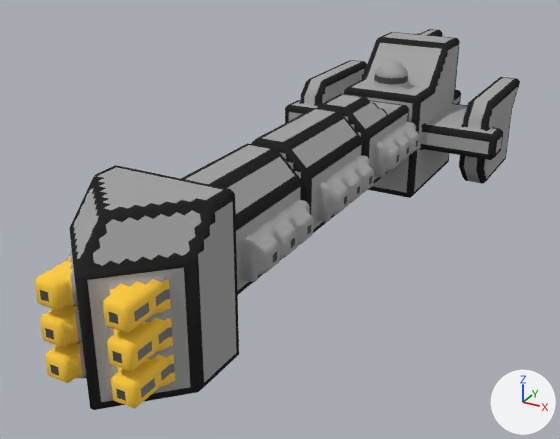
One commit to the OBJ model src/jsMain/resources/meshes/mechyrdia-5-mechyrdia-class.obj: the scene before it, then after it.
One viewpoint serves both versions: a 50 mm lens placed at (44.5, -91.8, 48.1), pointed at (-3.2, -5.2, 4.7). The lights are fixed; the arrows at lower right show +X, +Y and +Z. Where no turn or scale is listed for an object, it has been applied to the vertices.

In view in the first picture: 'mechyrdia-5-mechyrdia-class'.
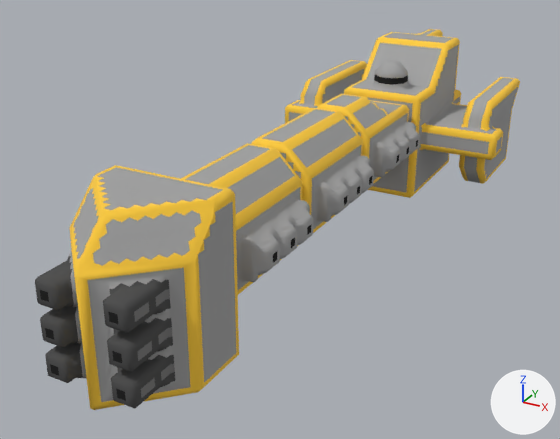
The edits, one by one:
me_mechyrdia_5_mechyrdia_class is used by ob_mechyrdia_5_mechyrdia_class; location (0.0, 0.0, 0.0).
me_mechyrdia_5_mechyrdia_class had 2907 vertices, 5407 faces and spanned x -18.5..18.5, y -48.0..48.0, z 0.0..23.0.
me_mechyrdia_5_mechyrdia_class now has 2909 vertices, 5407 faces and spans x -18.5..18.5, y -48.0..48.0, z 0.0..23.0.
me_mechyrdia_5_mechyrdia_class part 1: 3 vertices moved from x -3.7..3.8, y -44.5, z 7.7..11.7 to x -4.0..4.0, y -44.3, z 7.7..11.7; 9 vertices removed from x -6.0..7.5, y -45.5..-37.5, z 3.7..21.0; 11 vertices added at x -4.7..7.5, y -44.5..-37.5, z 2.0..19.5.
me_mechyrdia_5_mechyrdia_class part 2: 5 vertices removed from x -2.0..6.0, y 25.0..44.5, z 1.5..19.5; 4 vertices added at x -13.0..6.5, y 24.5..34.5, z 15.5..21.5.
me_mechyrdia_5_mechyrdia_class part 3: 2044 kept faces spanning x -18.5..18.5, y -48.0..48.0, z 0.0..23.0 get new texture (UV) coordinates.

Changed parts and their boxes (x1, y1, x2, y2) in the pictures (560 x 439 px; the box of a moved part takes in the faces that stretch with it):
part 1 of me_mechyrdia_5_mechyrdia_class, moved or reshaped: before (69, 176, 213, 361); after (72, 201, 215, 410)
part 2 of me_mechyrdia_5_mechyrdia_class, moved or reshaped: before (392, 50, 445, 90); after (318, 48, 449, 97)
part 3 of me_mechyrdia_5_mechyrdia_class, surface changed: (35, 29, 520, 409) in both
